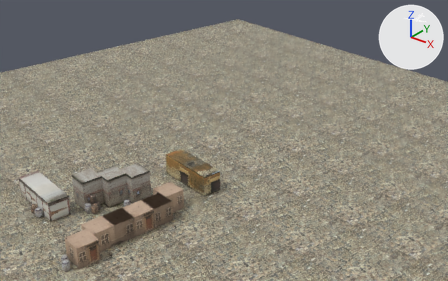
The Blender file Section4/SpitFire/SpitFire.blend as it was, and as the next commit left it.
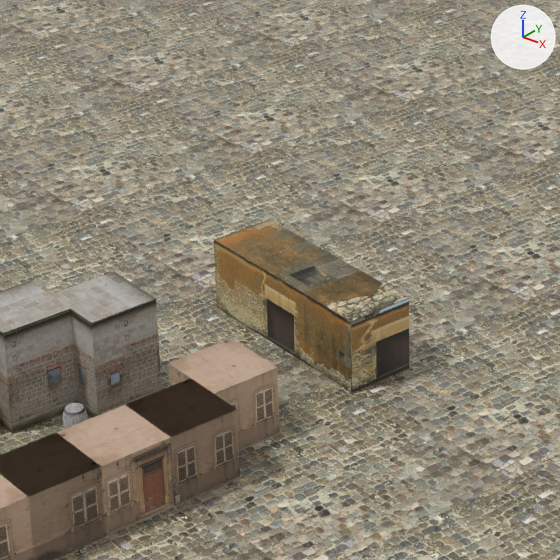
Each version is shown whole from a 50 mm lens placed at (35.3, -36.0, 31.1), pointed at (-7.3, 17.3, -1.9), then close up on the part from 24% to 58% of the width and 31% to 87% of the height. Lighting does not change. The marker at upper right points along +X, +Y and +Z.

Names of what the first close-up shows: 'House.003', 'House.005', 'House.006', 'House.007', 'House.008', 'House.010', 'House.011', 'House.014', 'Plane'.
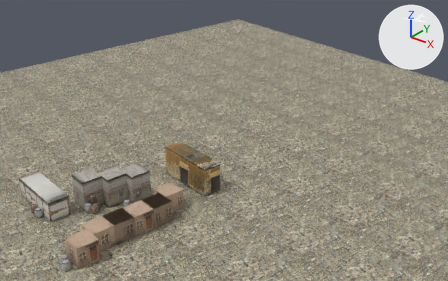
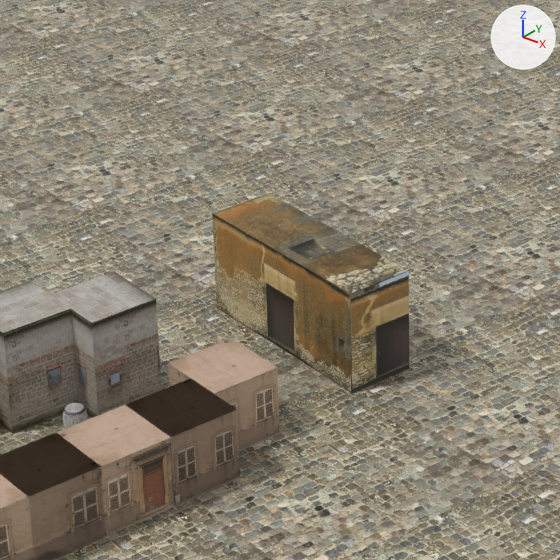
Edits to the bpy script that builds the scene:
```text
Change ob_house_014:
    ob_house_014.location: (-1.4, 4.82, 1.11) -> (-1.4, 4.82, 1.52)
    ob_house_014.scale: (1.0, 1.0, 1.1) -> (1.0, 1.0, 1.52)
```

What differs and where, as boxes [x1, y1, x2, y2] in the close-ups (560 x 560 px):
'House.014', moved, rescaled (15% taller)
    before: [214, 219, 409, 393]
    after: [212, 193, 409, 393]
